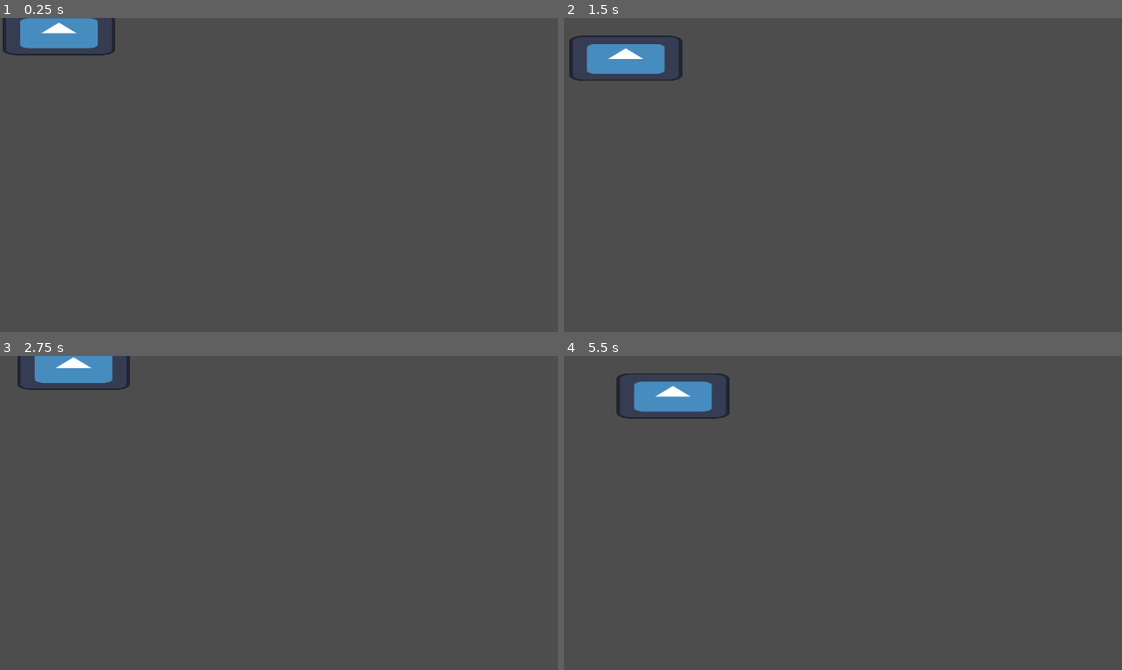
Above: before the commit, frames 1-4 (two rows, left to right).
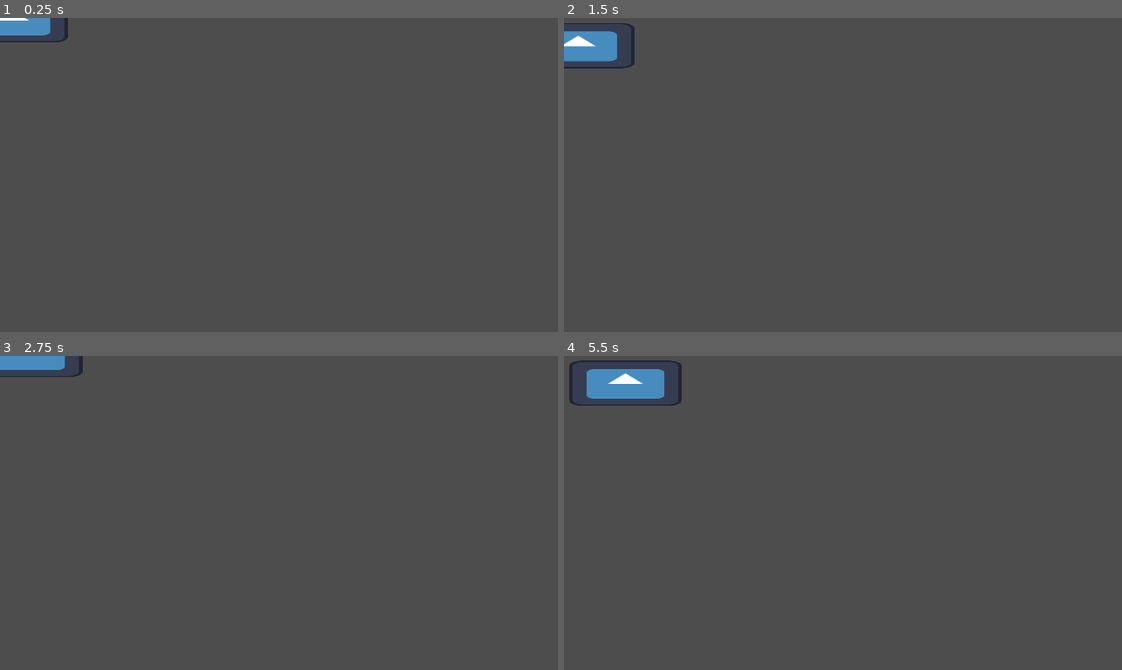
Above: after the commit, the same moments.

Repository: Timeo21/OGJ-8
Game: Godot game, scene res://scenes/fish.tscn
Two runs of this game, one before a commit and one after it. Both use one fixed random seed, a clock stepped at 60 frames per second and the inputs below. This scene is started directly instead of the project's main scene. The engine's default icon, where the game draws it, is replaced by a stand-in: a white triangle on a blue panel in a dark square.
Inputs:
- Up to frame 1 (0.25 s): no input
- Up to frame 2 (1.5 s): no input
- Up to frame 3 (2.75 s): no input
- Up to frame 4 (5.5 s): no input

The runs differ from the first frame. In frame 1, 1.5% of the frame differs, in the area x 0-21%, y 0-12%; in frame 2, 2.1%; in frame 3, 1.5%; in frame 4, 2.7%, in the area x 0-30%, y 1-20%.

Commit message:
Adjust fish scene node parents and positions
Update fish.tscn to fix node hierarchy and positioning: the scene UID was updated, the Sprite2D was reparented to Area2D/CollisionShape2D, the Sprite2D position and scale were adjusted, and the CollisionShape2D position entry was removed. These changes align the sprite with its collision shape and correct scene layout.

Diff:
--- a/scenes/fish.tscn
+++ b/scenes/fish.tscn
@@ -12,11 +12,10 @@
 [node name="Area2D" type="Area2D" parent="." unique_id=1660325061]
 
 [node name="CollisionShape2D" type="CollisionShape2D" parent="Area2D" unique_id=25789937]
-position = Vector2(54.5, 14.5)
 shape = SubResource("RectangleShape2D_sugp2")
 debug_color = Color(0.4887545, 0.56274337, 0.45492393, 0.41960785)
 
-[node name="Sprite2D" type="Sprite2D" parent="." unique_id=1482811431]
-position = Vector2(54.250008, 14.999992)
+[node name="Sprite2D" type="Sprite2D" parent="Area2D/CollisionShape2D" unique_id=1482811431]
+position = Vector2(-0.24999237, 0.49999237)
 scale = Vector2(1.0117188, 0.40624997)
 texture = ExtResource("2_nub35")
Not shown: 1 places in scenes/fish.tscn that only renumber resources
